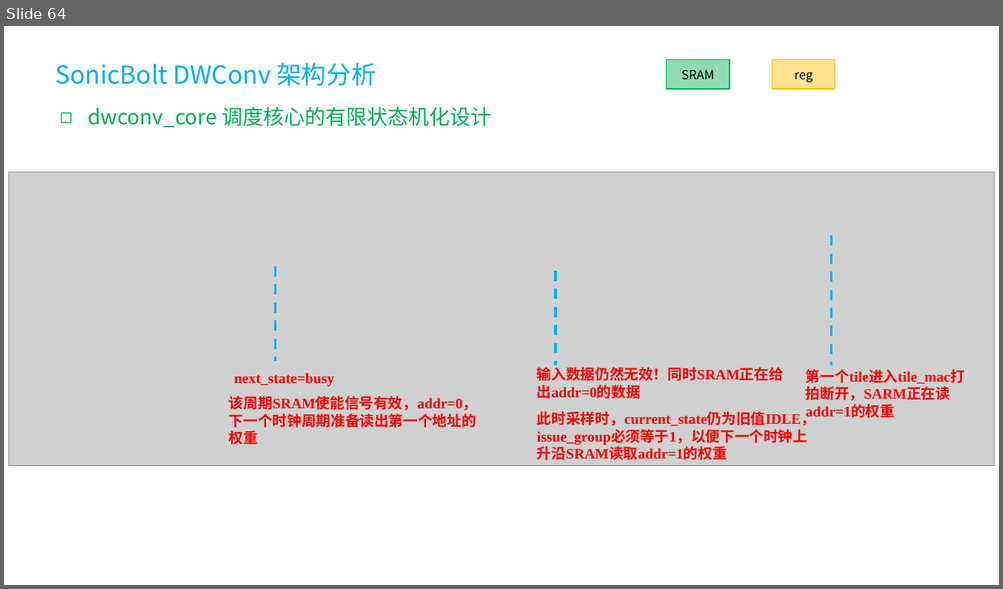
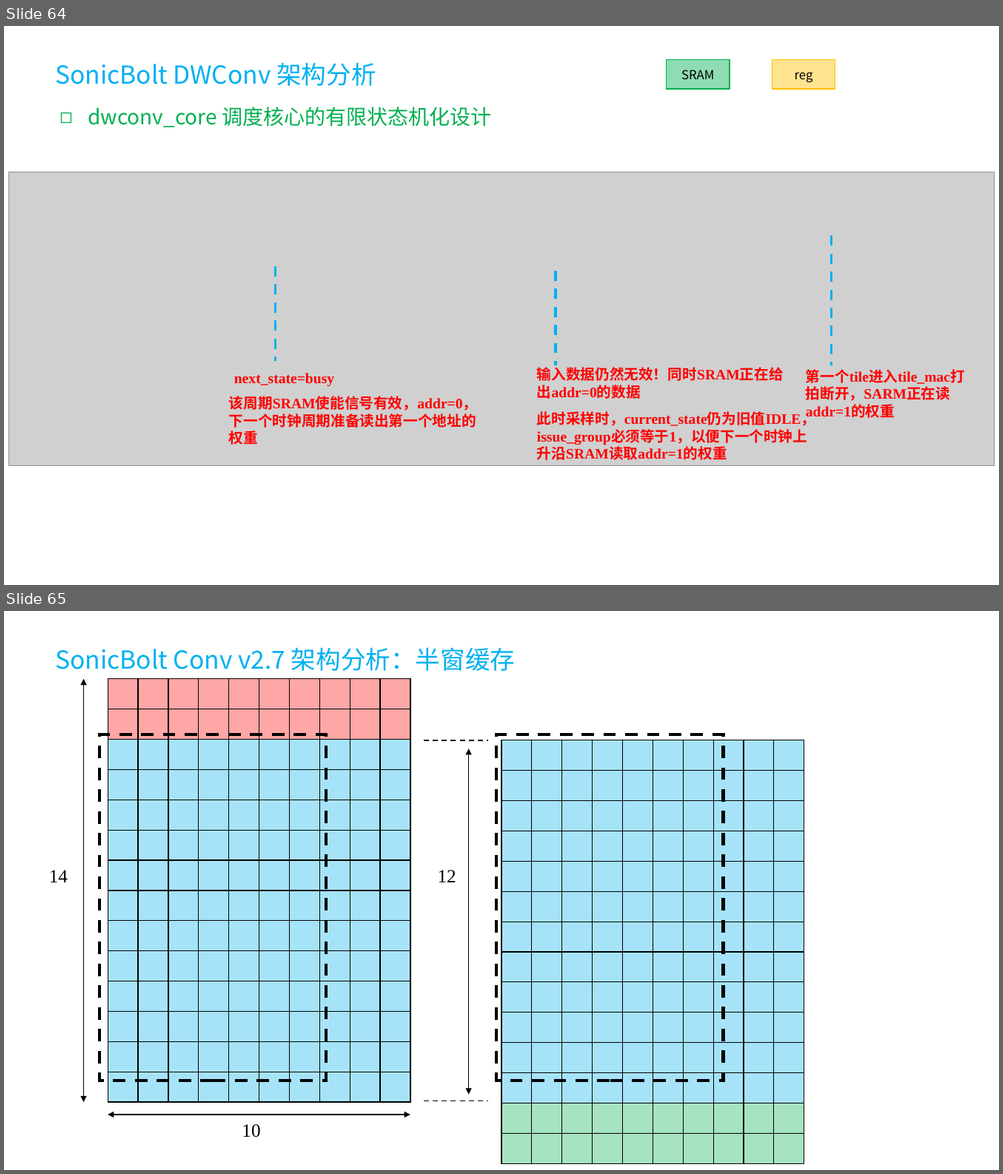
Before and after one commit to SmlCoke/2026-MST3314-SonicBolt, a slide deck: SonicBolt/docs/figures-fj.pptx. Shown one above the other, each under a label of ours: slide 64 before the commit, slides 64 and 65 after it. The pictures are 1003x589 and 1003x1174 pixels, drawn with LibreOffice and Linux fonts; fonts in the diff are those of the drawing; grey boxes stand for pictures. Boxes give left, top, right and bottom in pixels: in the first picture for what was removed or moved away, otherwise in the second. Text is boxed around its words. In the diff, an @@ line names an element or a change of style, - is before the commit and + after.

```diff
--- a/SonicBolt/docs/figures-fj.pptx
+++ b/SonicBolt/docs/figures-fj.pptx
@@ slide 65 added at [4,611,999,1170], background #FFFFFF @@
@@ text added at [55,647,515,671], 24 pt, text #00B0F0 @@
+SonicBolt Conv v2.7 架构分析：半窗缓存
@@ double arrow added from (84, 679) to (84, 1102), #000000 1 pt @@
@@ table added at [108,679,414,1102], 14 rows, 10 columns @@
+ |  |  |  |  |  |  |  |  | 
+ |  |  |  |  |  |  |  |  | 
+ |  |  |  |  |  |  |  |  | 
+ |  |  |  |  |  |  |  |  | 
+ |  |  |  |  |  |  |  |  | 
+ |  |  |  |  |  |  |  |  | 
+ |  |  |  |  |  |  |  |  | 
+ |  |  |  |  |  |  |  |  | 
+ |  |  |  |  |  |  |  |  | 
+ |  |  |  |  |  |  |  |  | 
+ |  |  |  |  |  |  |  |  | 
+ |  |  |  |  |  |  |  |  | 
+ |  |  |  |  |  |  |  |  | 
+ |  |  |  |  |  |  |  |  | 
@@ rectangle added at [99,735,327,1081], outline #000000 3 pt dashed @@
@@ line added from (424, 740) to (488, 740), #000000 1.25 pt dashed @@
@@ rectangle added at [496,735,723,1081], outline #000000 3 pt dashed @@
@@ table added at [502,740,808,1164], 14 rows, 10 columns @@
+ |  |  |  |  |  |  |  |  | 
+ |  |  |  |  |  |  |  |  | 
+ |  |  |  |  |  |  |  |  | 
+ |  |  |  |  |  |  |  |  | 
+ |  |  |  |  |  |  |  |  | 
+ |  |  |  |  |  |  |  |  | 
+ |  |  |  |  |  |  |  |  | 
+ |  |  |  |  |  |  |  |  | 
+ |  |  |  |  |  |  |  |  | 
+ |  |  |  |  |  |  |  |  | 
+ |  |  |  |  |  |  |  |  | 
+ |  |  |  |  |  |  |  |  | 
+ |  |  |  |  |  |  |  |  | 
+ |  |  |  |  |  |  |  |  | 
@@ double arrow added from (469, 749) to (469, 1094), #000000 1 pt @@
@@ text added at [49,870,68,883], 18 pt, text #000000 @@
+14
@@ text added at [438,870,456,883], 18 pt, text #000000 @@
+12
@@ double arrow added from (410, 1116) to (108, 1116), #000000 1 pt @@
@@ line added from (424, 1101) to (488, 1101), #000000 1.25 pt dashed @@
@@ text added at [242,1125,260,1138], 18 pt, text #000000 @@
+10
```
Also in this commit, not shown: 1 other slide added, 40 other files.
